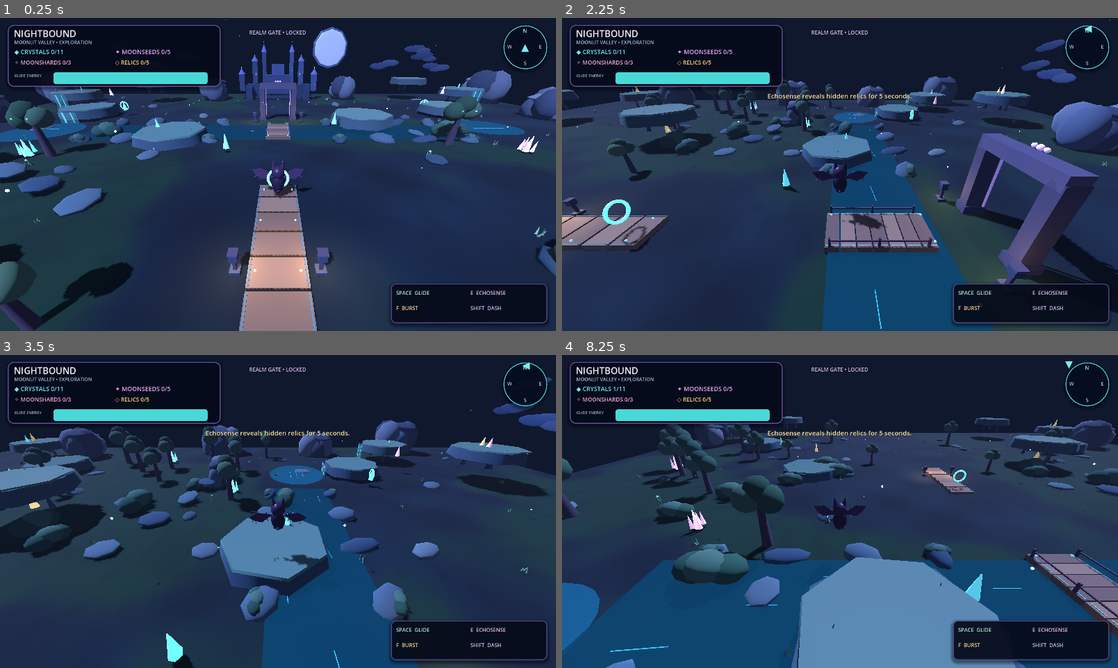
Above: before the commit, frames 1-4 (two rows, left to right).
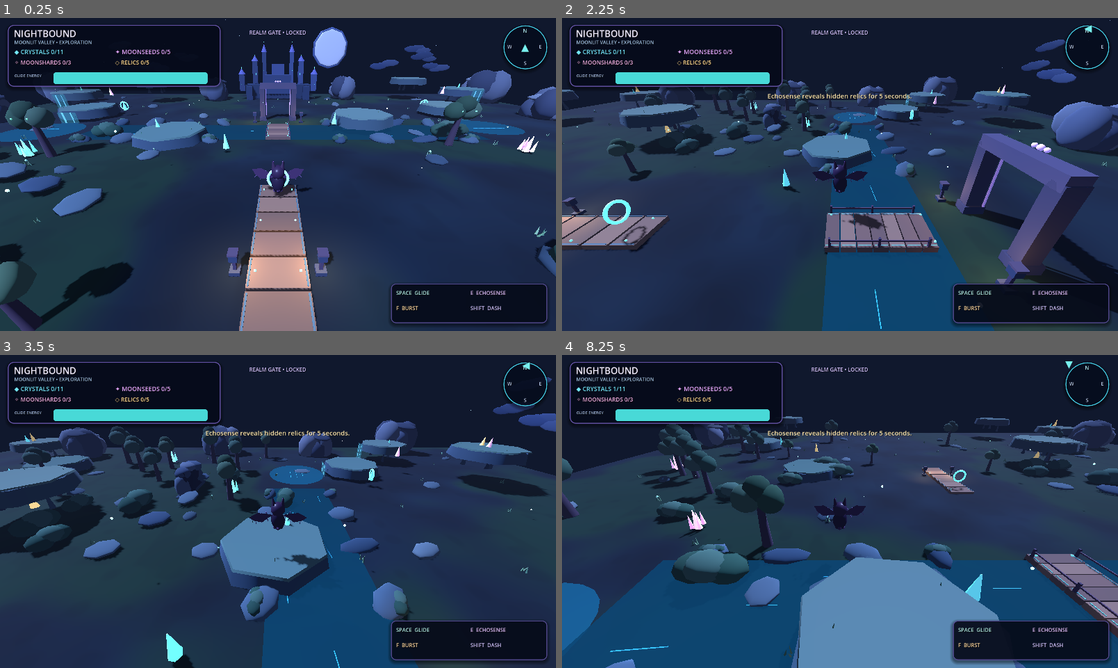
Above: after the commit, the same moments.

Repository: Dynamon91/nightbound
Game: Godot game, scene res://scenes/main.tscn
Two runs of this game, one before a commit and one after it. Both use one fixed random seed, a clock stepped at 60 frames per second and the inputs below.
Inputs:
- Up to frame 1 (0.25 s): no input
- Up to frame 2 (2.25 s): hold W (move_forward) 0.53-2.03 s; tap F (burst) at 0.6 s; tap Space (jump) at 0.77, 1.52 s; tap E (echosense) at 1.35 s; hold A (move_left) from 2.03 s (still down); tap Shift (shadow_dash) at 2.1 s
- Up to frame 3 (3.5 s): keep holding A (move_left); tap F (burst) at 2.85 s; tap Space (jump) at 3.02 s
- Up to frame 4 (8.25 s): release A (move_left) at 3.53 s; hold S (move_back) 3.53-4.28 s; tap E (echosense) at 3.6, 5.85, 8.1 s; tap Space (jump) at 3.77, 4.52, 6.02, 6.77, 7.52 s; hold D (move_right) 4.28-5.03 s; tap Shift (shadow_dash) at 4.35, 6.6 s; hold W (move_forward) 5.03-5.78 s; tap F (burst) at 5.1, 7.35 s; hold D (move_right) 5.78-8.03 s; hold S (move_back) from 8.03 s (still down)

The runs differ from the first frame. In frame 1, less than 0.1% of the frame differs, in the area x 0-5%, y 43-47%; in frame 2, 0.4%; in frame 3, 0.8%, in the area x 11-44%, y 32-49%; in frame 4, less than 0.1%.

Commit message:
art: bring crystal grotto entrance into the visible foreground route

Diff:
--- a/scripts/main.gd
+++ b/scripts/main.gd
@@ -255,7 +255,7 @@
 		shard_material.emission_energy_multiplier=1.65 if shard_index==0 else 1.25
 func build_crystal_grotto()->void:
 	# Optional side-route landmark: a dark cave mouth, weathered stone surround and luminous crystal core.
-	var cave_center:=Vector3(-27.0,0.0,-1.5)
+	var cave_center:=Vector3(-24.0,0.0,1.4)
 	box(cave_center+Vector3(0,1.35,-.28),Vector3(4.6,2.8,.5),Color("#101a35"))
 	box(cave_center+Vector3(0,-.02,0),Vector3(5.6,.28,1.65),Color("#35485f"))
 	# Chunky low-poly rock shoulders and lintel frame the opening as a cave, not a door.
@@ -282,7 +282,7 @@
 	cave_crystal_three.rotation.z=.25
 	# Four raised stones suggest an optional approach without blocking the main central bridge.
 	var approach:Array[Vector3]=[
-		Vector3(-12.0,.25,3.4),Vector3(-16.0,.45,1.7),Vector3(-20.0,.7,.2),Vector3(-24.0,.95,-.6)
+		Vector3(-12.0,.25,3.4),Vector3(-16.0,.45,1.7),Vector3(-20.0,.7,.2),Vector3(-26.0,.95,.8)
 	]
 	for step_index in range(approach.size()):
 		var stone_pos:Vector3=approach[step_index]
@@ -660,7 +660,7 @@
 	build_crystal_cluster(Vector3(36,1.2,10),Color("#cf9aff"),1.35)
 	var bush_positions:Array[Vector3]=[
 		Vector3(-13,0.02,8),Vector3(13,0.02,8),Vector3(-19,0.02,5),Vector3(19,0.02,5),
-		Vector3(-15,0.02,11),Vector3(15,0.02,11),Vector3(-24,0.02,1),Vector3(24,0.02,1),
+		Vector3(-15,0.02,11),Vector3(15,0.02,11),Vector3(-19,0.02,11),Vector3(24,0.02,1),
 		Vector3(-27,0.02,-3),Vector3(27,0.02,-3),Vector3(-20,0.02,-10),Vector3(20,0.02,-10)]
 	for bush_index in range(bush_positions.size()):
 		bush_cluster(bush_positions[bush_index],1.25+float(bush_index%3)*.22,Color("#285548") if bush_index%2==0 else Color("#345c4c"))
